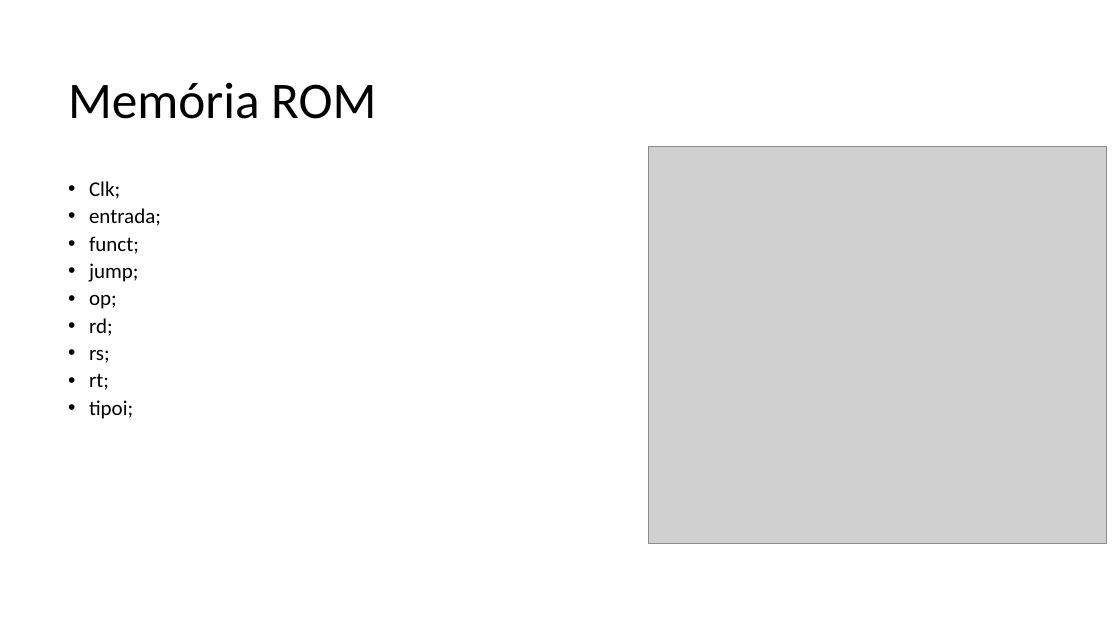
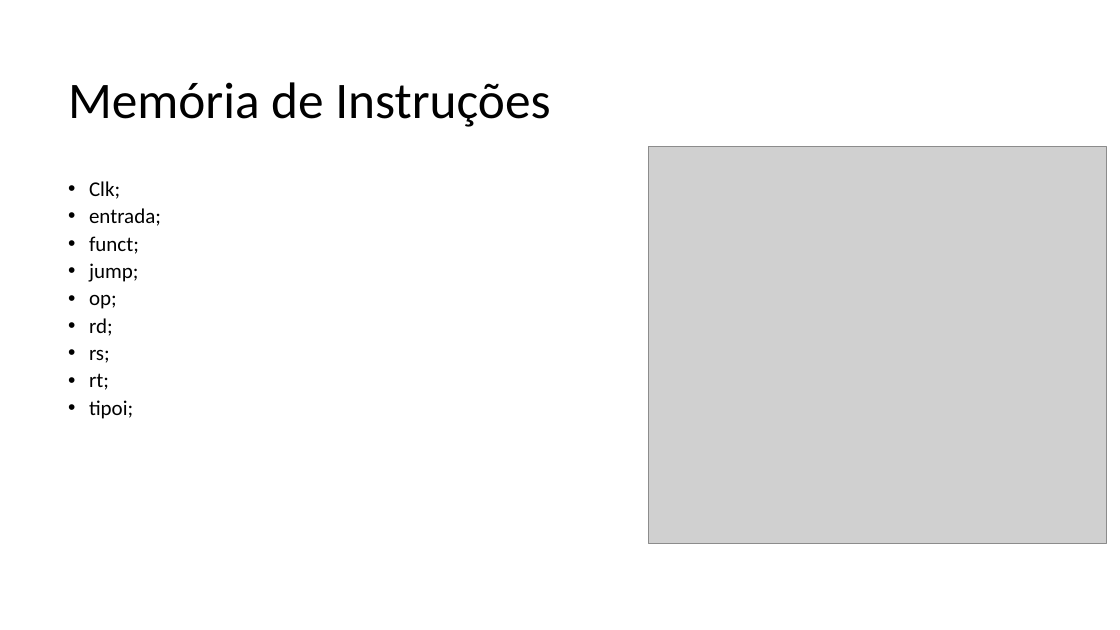
Before and after one commit to ArcanjoGabriel42/Final_Judgment_Processor, a slide deck: slide 10 of Luigi/Processador Uniciclo 16 bits.pptx. Drawn at 1120x630 pixels with LibreOffice and Linux fonts; fonts in the diff are those of the drawing; grey boxes stand for pictures. Boxes give left, top, right and bottom in pixels: in the first picture for what was removed or moved away, otherwise in the second. Text is boxed around its words. In the diff, an @@ line names an element or a change of style, - is before the commit and + after.

```diff
--- a/Luigi/Processador Uniciclo 16 bits.pptx
+++ b/Luigi/Processador Uniciclo 16 bits.pptx
@@ title at [68, 82, 550, 127]: text changed @@
-Memória ROM
+Memória de Instruções
```
Also in this commit, not shown: 1 other slide changed, 1 slide added, 1 slide removed, 1 other file.
